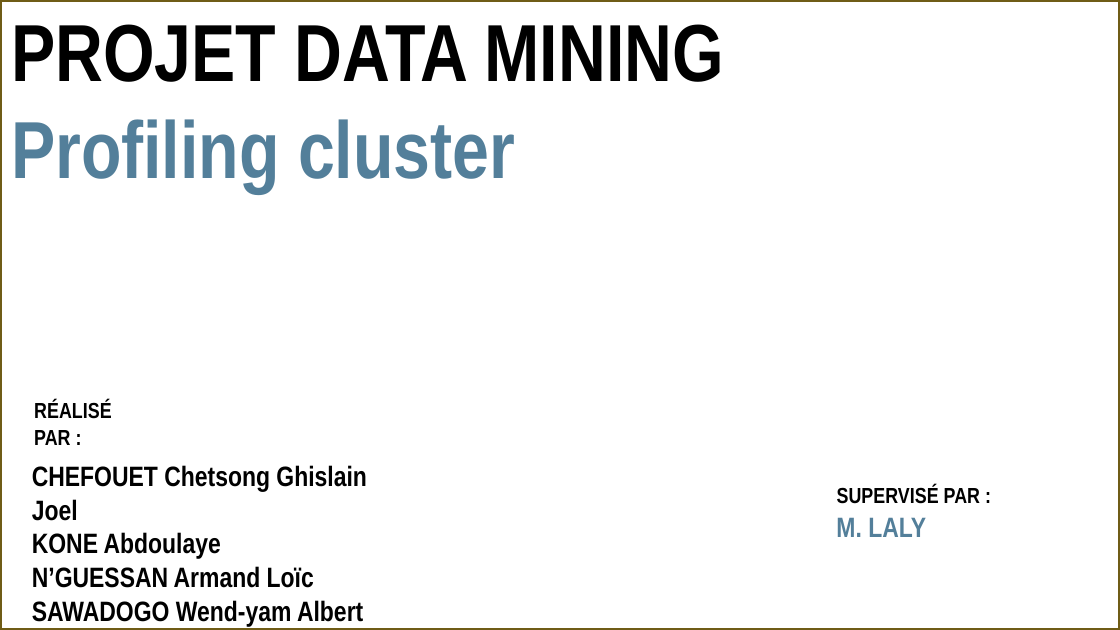
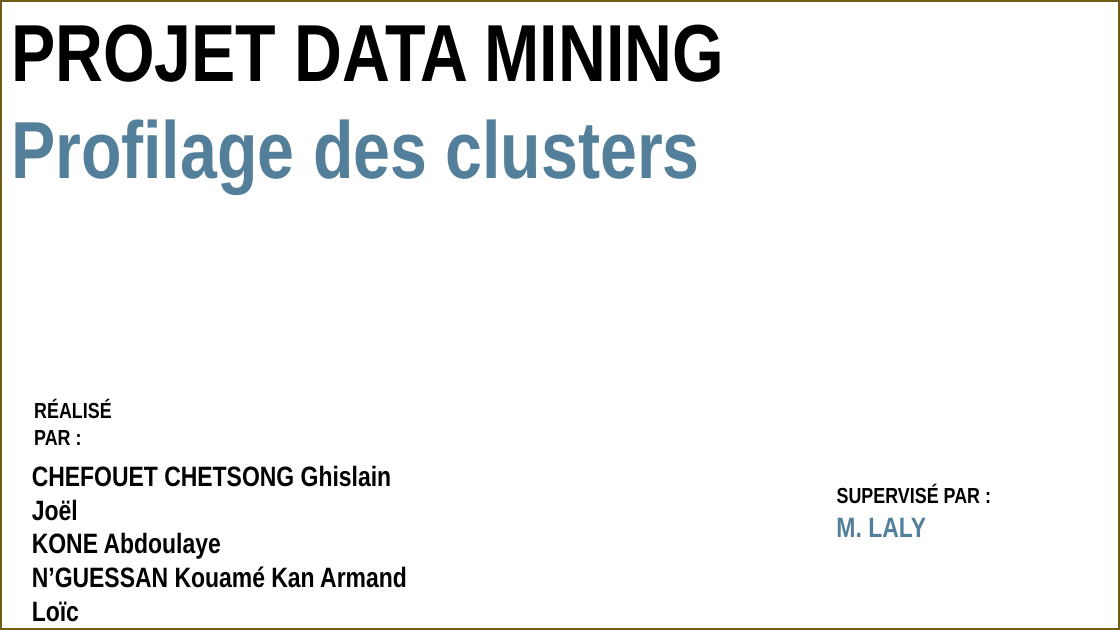
Before and after one commit to abdoul4Kone/segmentation-clientele-marketing, a slide deck: slide 1 of reports/profilage_clusters.pptx. Drawn at 1120x630 pixels with LibreOffice and Linux fonts; fonts in the diff are those of the drawing; background and template pictures are left out. Boxes give left, top, right and bottom in pixels: in the first picture for what was removed or moved away, otherwise in the second. Text is boxed around its words. In the diff, an @@ line names an element or a change of style, - is before the commit and + after.

```diff
--- a/reports/profilage_clusters.pptx
+++ b/reports/profilage_clusters.pptx
@@ title at [11, 24, 724, 192]: text changed; text colour #000000 to #537F9A @@
-PROJET DATA MINING
-Profiling cluster
+PROJET DATA MINING
+Profilage des clusters
@@ text at [32, 465, 392, 521]: text changed @@
-CHEFOUET Chetsong Ghislain Joel
+CHEFOUET CHETSONG Ghislain Joël
@@ text at [32, 566, 407, 622]: text changed @@
-N’GUESSAN Armand Loïc
+N’GUESSAN Kouamé Kan Armand Loïc
```
Also in this commit, not shown: 2 other slides changed, 11 other files.
